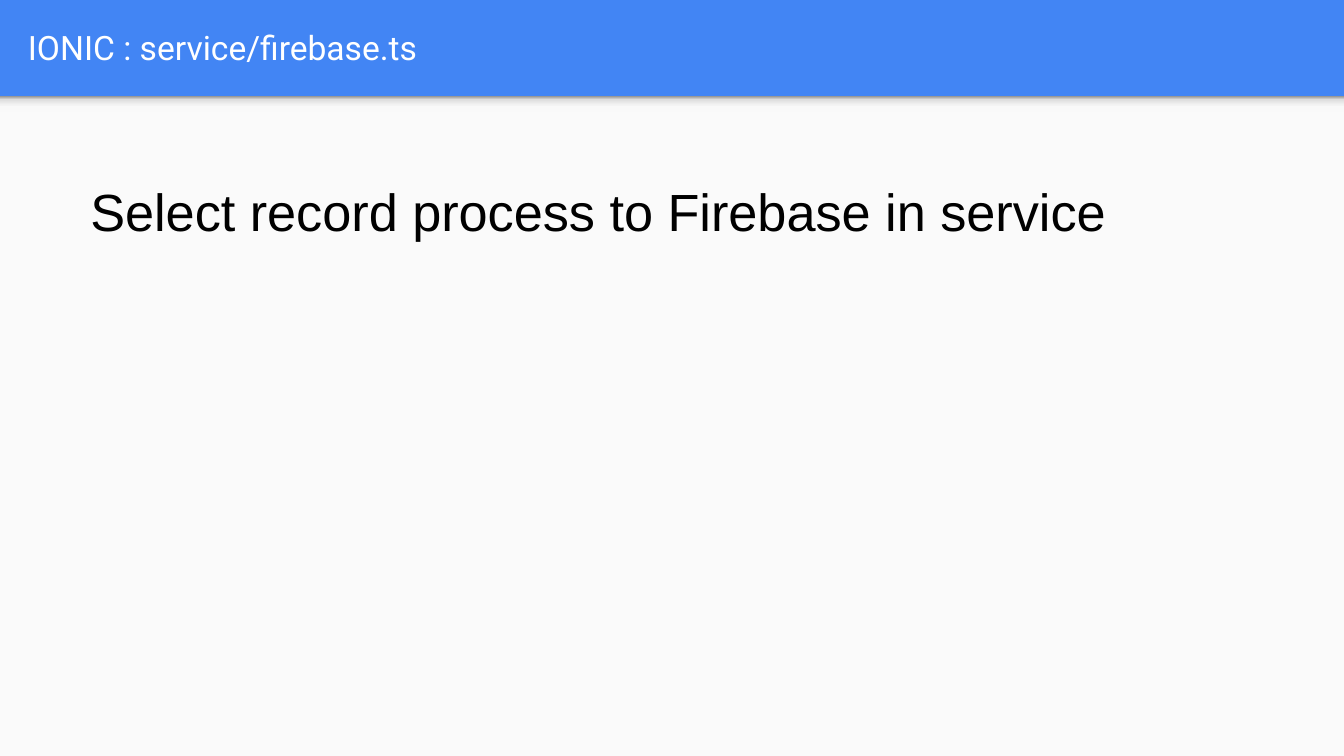
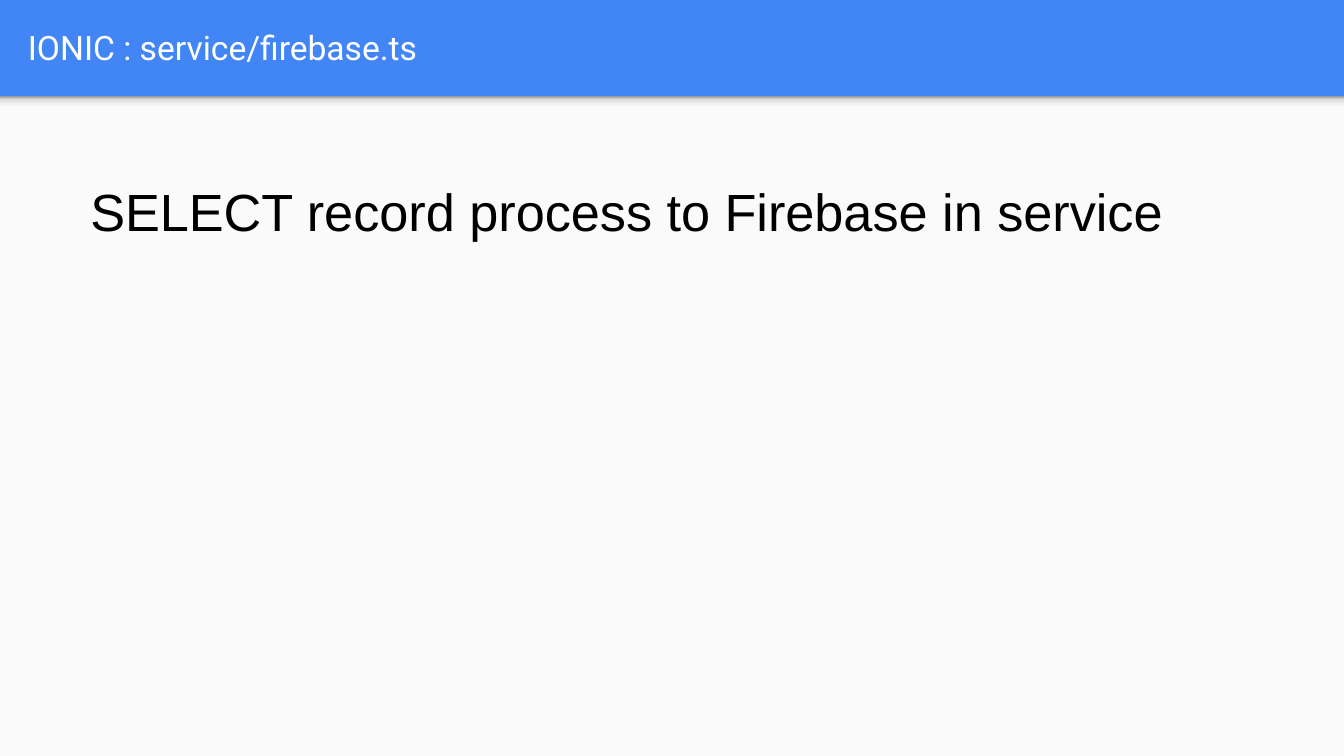
Before and after one commit to khirulnizam/ionmasjid, a slide deck: slide 6 of Ionic Day4 Ionic plus FIREBASE Select-Search.pptx. Drawn at 1344x756 pixels with LibreOffice and Linux fonts; fonts in the diff are those of the drawing. Boxes give left, top, right and bottom in pixels: in the first picture for what was removed or moved away, otherwise in the second. Text is boxed around its words. In the diff, an @@ line names an element or a change of style, - is before the commit and + after.

Commit message:
Update record process

```diff
--- a/Ionic Day4 Ionic plus FIREBASE Select-Search.pptx
+++ b/Ionic Day4 Ionic plus FIREBASE Select-Search.pptx
@@ text at (90, 193, 1162, 241): text changed @@
-Select record process to Firebase in service
+SELECT record process to Firebase in service
```
Also in this commit, not shown: 1 other slide changed, 1 slide added, 16 other files.
